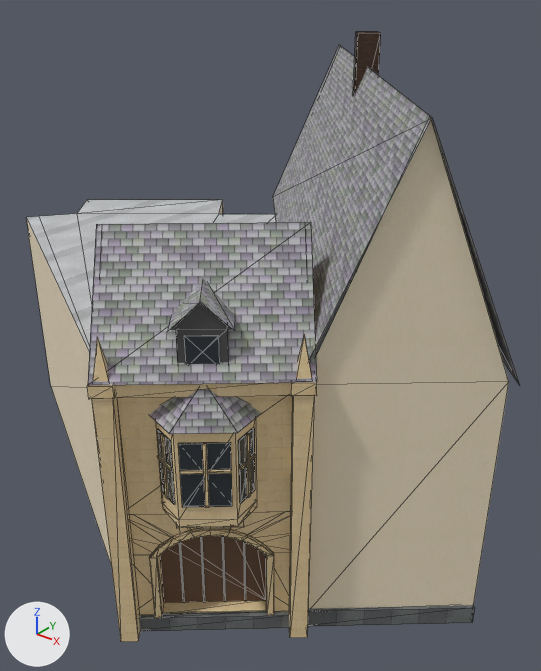
The glTF model viewer/districts/2018-harmonie/landmarks/503176291.glb: old version first, new version second.
Before and after are seen from a 50 mm lens placed at (188.9, 513.5, 17.2), pointed at (173.8, 532.3, 5.6). Lighting does not change. The marker at lower left points along +X, +Y and +Z. The picture after the commit comes second. Mesh edges are drawn as thin lines. Where no turn or scale is listed for an object, it has been applied to the vertices. Vertices at exactly the same position are counted once.

Before the edit, the objects in view are built like this:
```python
me_bldg_503176291_landmark = bpy.data.meshes.new('bldg_503176291_landmark')
me_bldg_503176291_landmark.from_pydata(...)  # 364 vertices, 498 faces; spans x -10.8..10.8, y -10.1..10.1, z -7.7..7.7
me_bldg_503176291_landmark.materials.append(mat_lm_bluestone)
me_bldg_503176291_landmark.materials.append(mat_lm_brick_brown)
me_bldg_503176291_landmark.materials.append(mat_lm_door)  # brown #654b38
me_bldg_503176291_landmark.materials.append(mat_lm_frame_dark)  # dark grey #555555
me_bldg_503176291_landmark.materials.append(mat_lm_glass)  # dark grey #383f45
me_bldg_503176291_landmark.materials.append(mat_lm_iron)  # dark grey #454b48
me_bldg_503176291_landmark.materials.append(mat_lm_render_cream)
me_bldg_503176291_landmark.materials.append(mat_church_slate)
me_bldg_503176291_landmark.materials.append(mat_lm_stone_white)
me_bldg_503176291_landmark.materials.append(mat_lm_zinc)
ob_bldg_503176291_landmark = bpy.data.objects.new('bldg_503176291_landmark', me_bldg_503176291_landmark)
ob_bldg_503176291_landmark.location = (172.86, 532.88, 7.82)
```
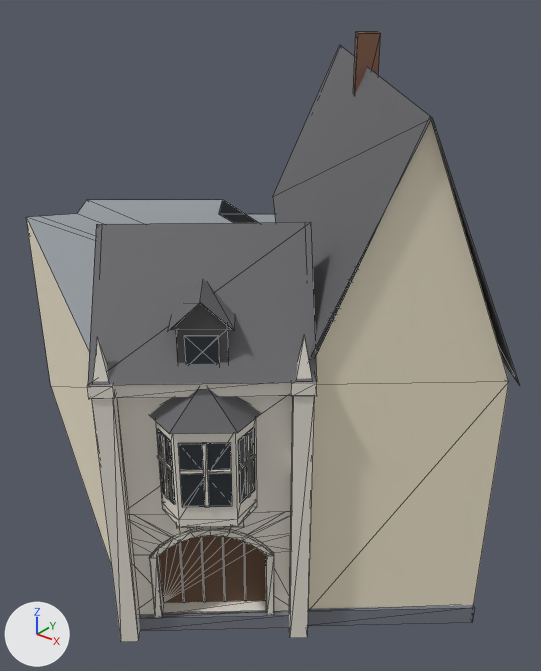
The newer file is also turned or shifted as a whole; pictures and numbers use the older file's frame.

What differs and where, as boxes (x1, y1, x2, y2) in the pictures (541 x 671 px; the box of a moved part takes in the faces that stretch with it):
part 1 of me_bldg_503176291_landmark, moved or reshaped
    both: (160, 536, 266, 602)
part 2 of me_bldg_503176291_landmark, moved or reshaped
    before: (26, 199, 380, 385)
    after: (26, 199, 381, 355)
part 3 of me_bldg_503176291_landmark, recoloured
    both: (139, 605, 474, 631)
part 4 of me_bldg_503176291_landmark, recoloured
    both: (353, 31, 381, 94)
part 5 of me_bldg_503176291_landmark, edited (looks the same)
    both: (26, 120, 509, 609)
part 6 of me_bldg_503176291_landmark, recoloured (darker)
    both: (88, 45, 517, 434)
part 7 of me_bldg_503176291_landmark, recoloured (brown to white)
    both: (87, 335, 317, 642)

The change, as a diff of the scene's bpy script:
```diff
--- a/viewer/districts/2018-harmonie/landmarks/503176291.glb.py
+++ b/viewer/districts/2018-harmonie/landmarks/503176291.glb.py
@@ mat_brick_brown @@
+mat_brick_brown = principled_material('brick_brown')
+mat_brick_brown.base_color = (0.22, 0.11, 0.07)  # brown #815d4b
+mat_brick_brown.roughness = 0.92
@@ mat_render_cream @@
+mat_render_cream = principled_material('render_cream')
+mat_render_cream.base_color = (0.86, 0.78, 0.61)  # pale yellow #efe5cd
+mat_render_cream.roughness = 0.86
@@ mat_zinc @@
+mat_zinc = principled_material('zinc')
+mat_zinc.base_color = (0.34, 0.37, 0.4)  # grey #9ea4aa
+mat_zinc.metallic = 0.15
+mat_zinc.roughness = 0.55
@@ mat_slate @@
+mat_slate = principled_material('slate')
+mat_slate.base_color = (0.14, 0.14, 0.15)  # dark grey #69696c
+mat_slate.roughness = 0.7
@@ mat_bluestone @@
+mat_bluestone = principled_material('bluestone')
+mat_bluestone.base_color = (0.19, 0.2, 0.24)  # grey #797c86
+mat_bluestone.roughness = 0.86
@@ mat_stone_white @@
+mat_stone_white = principled_material('stone_white')
+mat_stone_white.base_color = (0.82, 0.78, 0.7)  # white #eae5da
+mat_stone_white.roughness = 0.82
@@ me_bldg_503176291_landmark @@
 me_bldg_503176291_landmark.from_pydata(...)  # 364 vertices, 498 faces; spans x -10.8..10.8, y -10.1..10.1, z -7.7..7.7
 # used by ob_bldg_503176291_landmark; location = (172.86, 532.88, 7.82)
+# me_bldg_503176291_landmark part 1
+# 1 vertex is removed from x 5.1, y -7.0, z -7.2
+# 19 faces are deleted
+# 1 vertex is added at (5.2, -7.0, -7.2)
+# 9 new faces join them, mat_lm_door (brown #654b38)
+# 10 new faces join them, mat_lm_iron (dark grey #454b48)
+# me_bldg_503176291_landmark part 2
+# 9 faces are deleted
+# 9 new faces join them, mat_zinc (grey #9ea4aa)
+# me_bldg_503176291_landmark part 3: 16 faces spanning x 2.9..10.6, y -9.6..-3.0, z -7.7..-7.1 switch from mat_lm_bluestone to mat_bluestone (grey #797c86)
+# me_bldg_503176291_landmark part 4: 12 faces spanning x 2.1..3.0, y 1.9..2.8, z 4.3..7.7 switch from mat_lm_brick_brown to mat_brick_brown (brown #815d4b)
+# me_bldg_503176291_landmark part 5: 24 faces spanning x -10.8..10.5, y -9.5..9.8, z -7.7..6.7 switch from mat_lm_render_cream to mat_render_cream (pale yellow #efe5cd)
+# me_bldg_503176291_landmark part 6: 16 faces spanning x -4.6..10.8, y -10.1..10.1, z -0.5..6.7 switch from mat_church_slate to mat_slate (dark grey #69696c)
+# me_bldg_503176291_landmark part 7: 304 faces spanning x -0.4..7.2, y -10.1..-2.5, z -7.7..3.7 switch from mat_lm_stone_white to mat_stone_white (white #eae5da)
 me_bldg_503176291_landmark.materials.append(mat_lm_door)
@@ me_bldg_503176291_landmark @@
 me_bldg_503176291_landmark.materials.append(mat_lm_iron)
-me_bldg_503176291_landmark.materials.append(mat_lm_zinc)
+me_bldg_503176291_landmark.materials.append(mat_zinc)  # grey #9ea4aa
```
